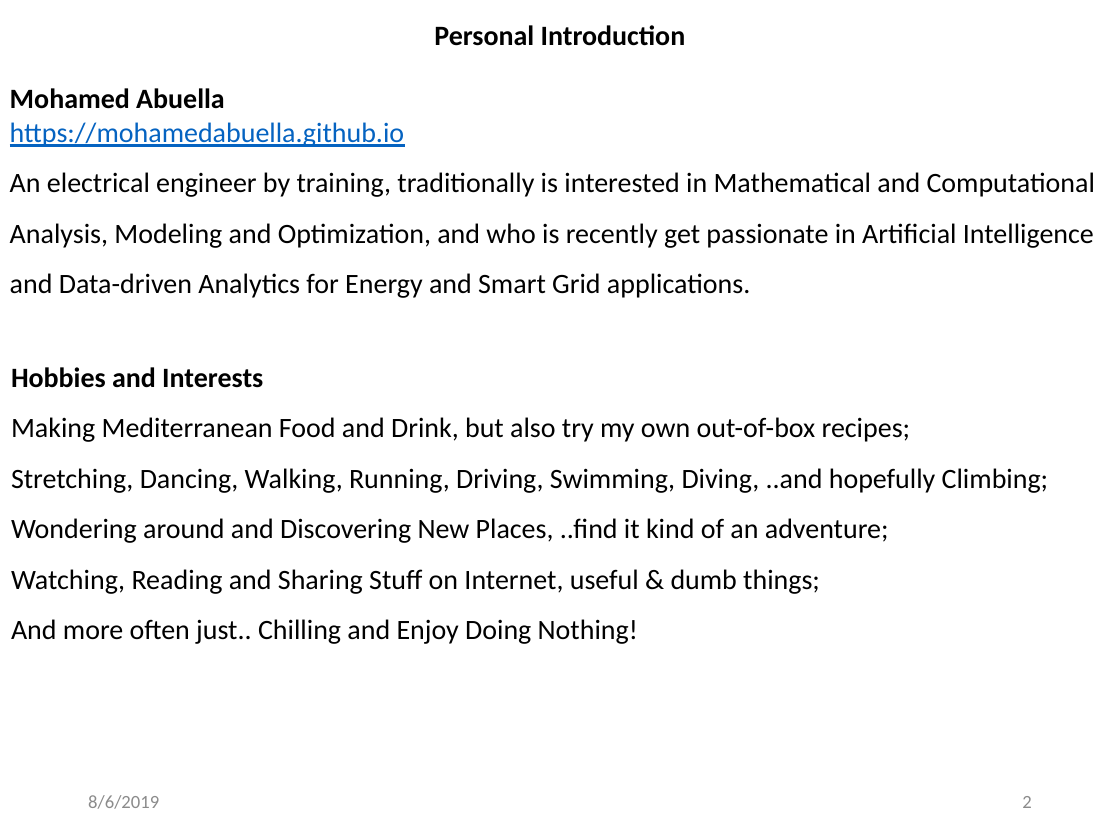
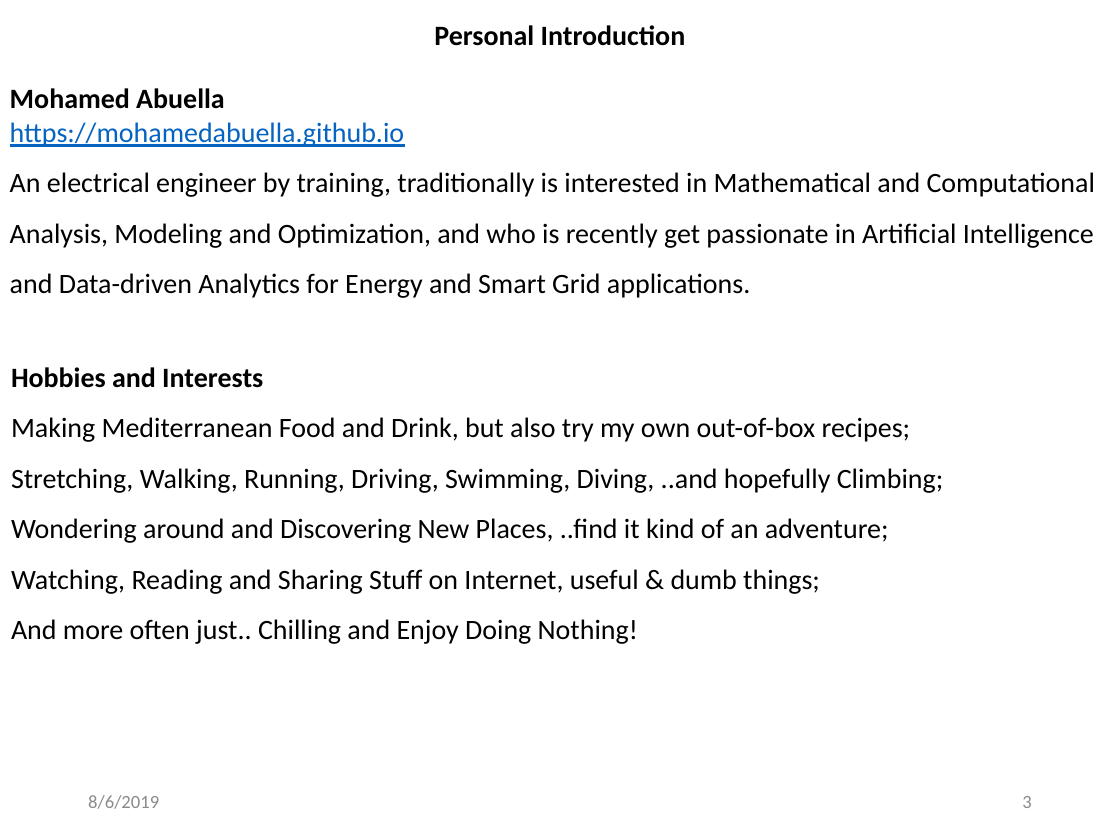
Before and after one commit to MohamedAbuella/Ascend-Analyticis-docs, a slide deck: slide 3 of +Presentation for Ascend_Analytics/Wind_Solar_Energy_Modeling_Analysis.pptx (slide 2 before the commit). Drawn at 1120x840 pixels with LibreOffice and Linux fonts; fonts in the diff are those of the drawing. Boxes give left, top, right and bottom in pixels: in the first picture for what was removed or moved away, otherwise in the second. Text is boxed around its words. In the diff, an @@ line names an element or a change of style, - is before the commit and + after.

```diff
--- a/+Presentation for Ascend_Analytics/Wind_Solar_Energy_Modeling_Analysis.pptx
+++ b/+Presentation for Ascend_Analytics/Wind_Solar_Energy_Modeling_Analysis.pptx
@@ text at (11,468,943,543): text changed @@
-Stretching, Dancing, Walking, Running, Driving, Swimming, Diving, ..and hopefully Climbing; Wondering around and Discovering New Places, ..find it kind of an adventure;
+Stretching, Walking, Running, Driving, Swimming, Diving, ..and hopefully Climbing; Wondering around and Discovering New Places, ..find it kind of an adventure;
@@ page number at (1022,796,1031,808): text changed @@
-2
+3
```
Also in this commit, not shown: 19 other slides changed, 1 slide added, 3 other files.
